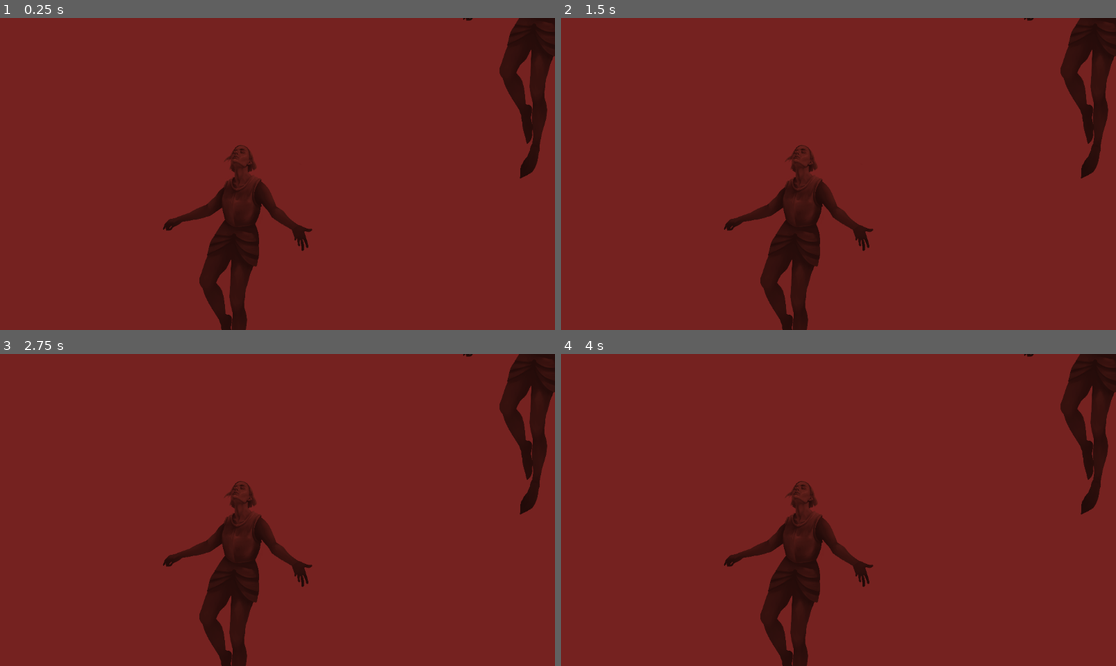
Above: before the commit, frames 1-4 (two rows, left to right).
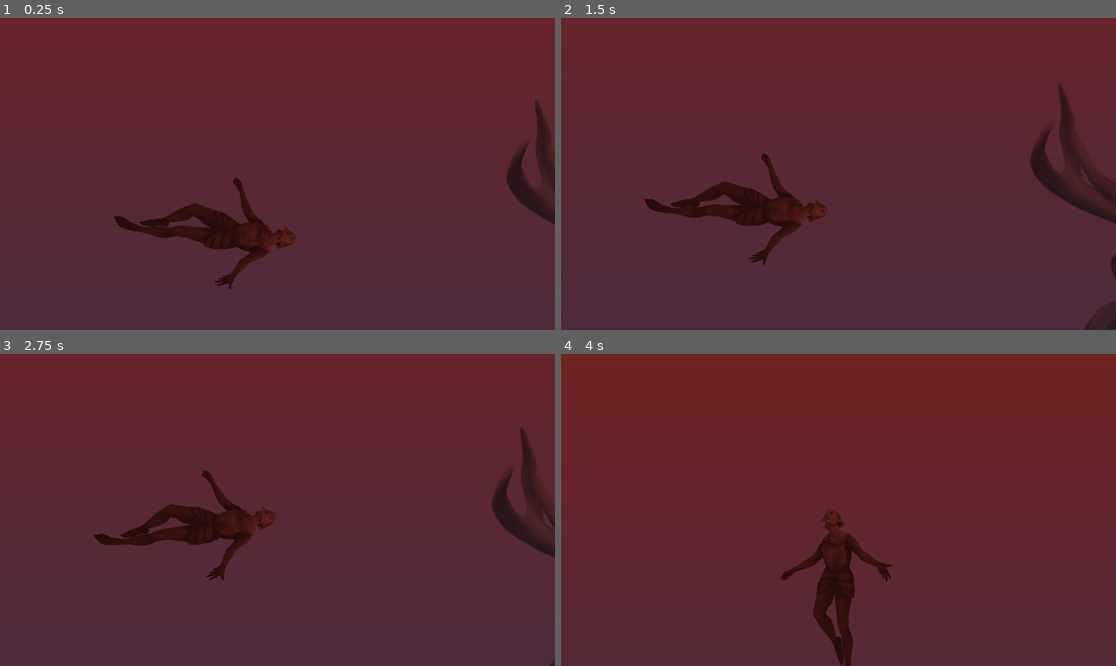
Above: after the commit, the same moments.

Repository: CKolean/Aerobullosis
Game: Godot game, scene res://scenes/game/main_level.tscn
Two runs of this game, one before a commit and one after it. Both use one fixed random seed, a clock stepped at 60 frames per second and the inputs below. This scene is started directly instead of the project's main scene.
Inputs:
- Up to frame 1 (0.25 s): no input
- Up to frame 2 (1.5 s): tap Enter at 0.5 s; hold Right (move_right) 0.53-1.28 s; hold Left (move_left) from 1.28 s (still down)
- Up to frame 3 (2.75 s): release Left (move_left) at 2.03 s; hold Right (move_right) from 2.03 s (still down)
- Up to frame 4 (4 s): release Right (move_right) at 2.78 s; hold Up (move_up) 2.78-3.53 s; hold Left (move_left) from 3.53 s (still down)

The runs differ from the first frame. In frame 1, 61% of the frame differs, in the area x 0-100%, y 0-100%; in frame 2, 67%; in frame 3, 64%; in frame 4, 34%.

Commit message:
added character to main level, camera moving, basic background

Diff:
--- a/game/aerobullosis/scenes/game/main_level.tscn
+++ b/game/aerobullosis/scenes/game/main_level.tscn
@@ -1,32 +1,47 @@
-[gd_scene load_steps=3 format=3 uid="uid://c2m7mvnk32prg"]
+[gd_scene load_steps=5 format=3 uid="uid://c2m7mvnk32prg"]
 
-[ext_resource type="Texture2D" uid="uid://dn35mdgch461c" path="res://assets/character/character_base_pose.png" id="1_0rt65"]
+[ext_resource type="Texture2D" uid="uid://8rso5lbcdva7" path="res://assets/background_blue.png" id="1_gwwb4"]
 [ext_resource type="Texture2D" uid="uid://c2vqpfnfvhgxt" path="res://assets/red_fade.png" id="2_iirnm"]
+[ext_resource type="Texture2D" uid="uid://b63ir1tiq4oil" path="res://assets/background_element_deer.png" id="2_mkp8s"]
+[ext_resource type="PackedScene" uid="uid://uhh2btocmma6" path="res://scenes/game/player.tscn" id="3_t8tih"]
 
 [node name="MainLevel" type="Node2D"]
 
-[node name="Sprite2D" type="Sprite2D" parent="."]
+[node name="background_blue" type="Sprite2D" parent="."]
+position = Vector2(2460.5, -1472.5)
+scale = Vector2(128.11, 76.7717)
+texture = ExtResource("1_gwwb4")
+
+[node name="red_fade" type="Sprite2D" parent="."]
 clip_children = 2
-position = Vector2(965, 1084)
+position = Vector2(519, -1029)
+scale = Vector2(2.36809, 3.14702)
 texture = ExtResource("2_iirnm")
 
-[node name="Camera2D" type="Camera2D" parent="."]
-position = Vector2(965, 542)
+[node name="background_deer" type="Sprite2D" parent="red_fade"]
+position = Vector2(404.545, 503.81)
+scale = Vector2(0.259439, 0.195224)
+texture = ExtResource("2_mkp8s")
 
-[node name="CharacterBasePose" type="Sprite2D" parent="."]
-light_mask = 2
-position = Vector2(1492, 292)
-scale = Vector2(0.2, 0.2)
-texture = ExtResource("1_0rt65")
+[node name="background_deer2" type="Sprite2D" parent="red_fade"]
+position = Vector2(-529.54, -21.7665)
+scale = Vector2(0.259439, 0.195224)
+texture = ExtResource("2_mkp8s")
+flip_h = true
 
-[node name="CharacterBasePose2" type="Sprite2D" parent="."]
-light_mask = 2
-position = Vector2(572, -47)
-scale = Vector2(0.2, 0.2)
-texture = ExtResource("1_0rt65")
+[node name="background_deer3" type="Sprite2D" parent="red_fade"]
+position = Vector2(472.955, -614.073)
+scale = Vector2(0.259439, 0.195224)
+texture = ExtResource("2_mkp8s")
 
-[node name="CharacterBasePose3" type="Sprite2D" parent="."]
-light_mask = 2
-position = Vector2(869, 728)
-scale = Vector2(0.2, 0.2)
-texture = ExtResource("1_0rt65")
+[node name="Player" parent="." instance=ExtResource("3_t8tih")]
+position = Vector2(573, -250)
+
+[node name="Camera2D" type="Camera2D" parent="Player"]
+position = Vector2(5, -199)
+limit_left = -1750
+limit_top = -5000
+limit_right = 2750
+limit_bottom = 0
+limit_smoothed = true
+position_smoothing_enabled = true
--- a/game/aerobullosis/scenes/game/player.gd
+++ b/game/aerobullosis/scenes/game/player.gd
@@ -49,4 +49,4 @@
 			rotation = rotation_correction_strenght
 
 	position += velocity * delta
-	position = position.clamp(Vector2.ZERO, screen_size)
+	#position = position.clamp(Vector2.ZERO, screen_size)
--- a/game/aerobullosis/scenes/game/player.tscn
+++ b/game/aerobullosis/scenes/game/player.tscn
@@ -16,5 +16,5 @@
 shape = SubResource("CapsuleShape2D_cplah")
 
 [node name="Sprite2D" type="Sprite2D" parent="."]
-scale = Vector2(0.07, 0.07)
+scale = Vector2(0.15, 0.15)
 texture = ExtResource("3_14skf")
Binary file added: game/aerobullosis/assets/background_blue.png
Not shown, added: game/aerobullosis/assets/background_blue.png.import
Binary file added: game/aerobullosis/assets/background_element_deer.png
Not shown, added: game/aerobullosis/assets/background_element_deer.png.import
